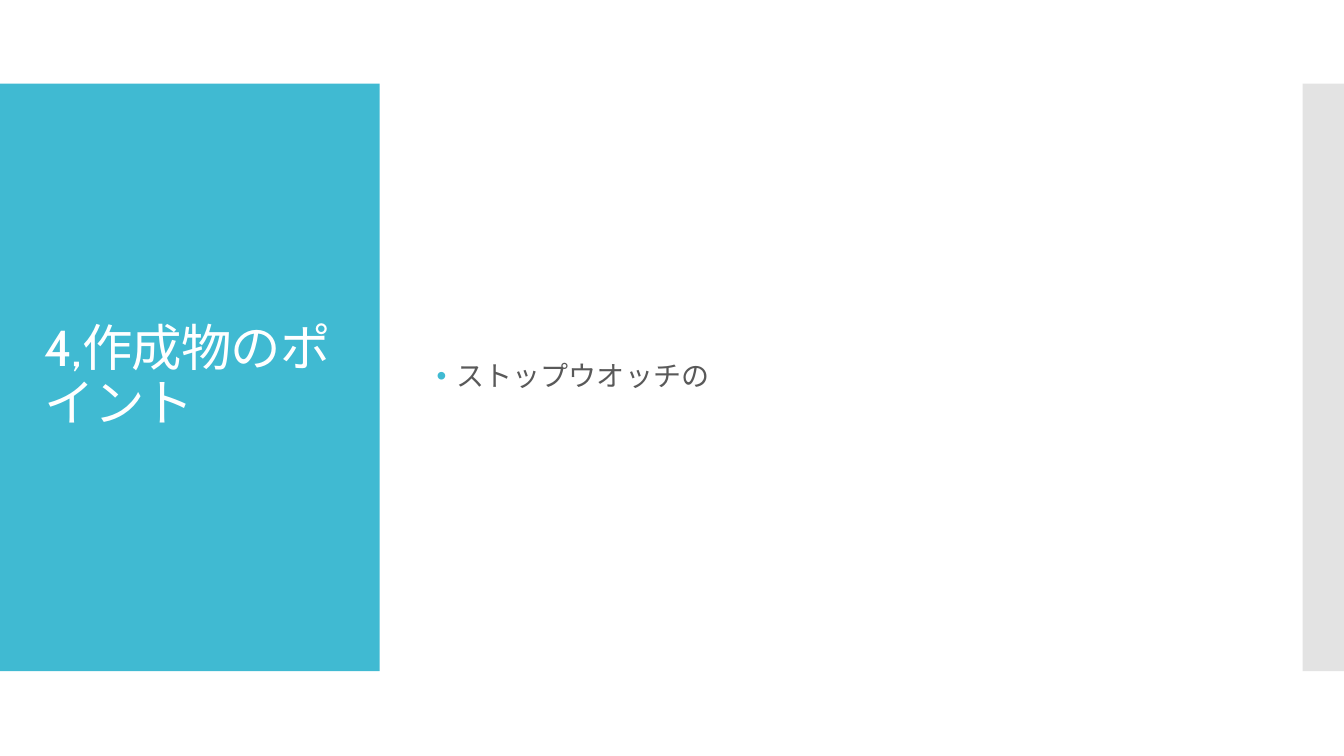
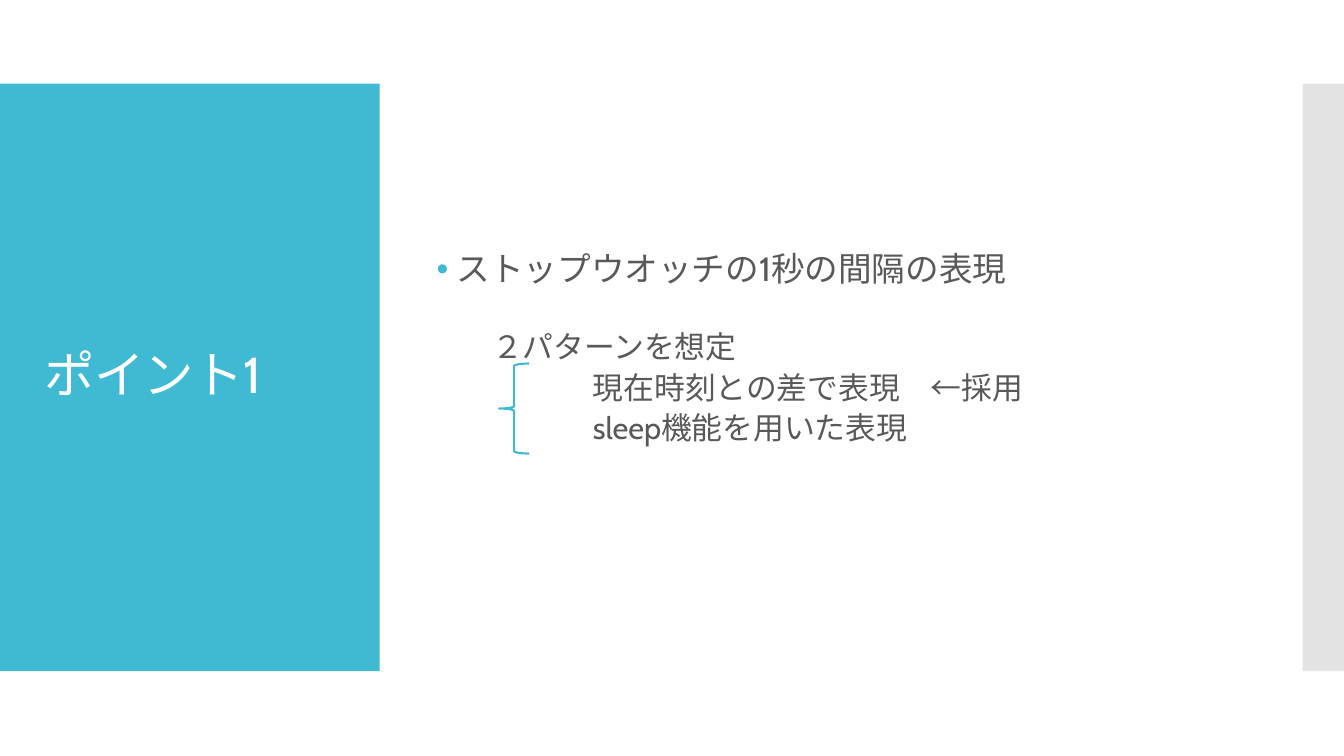
Before and after one commit to ShotaArima/OpenGL-StopWatch, a slide deck: slide 13 of 発表資料.pptx (slide 11 before the commit). Drawn at 1344x756 pixels with LibreOffice and Linux fonts; fonts in the diff are those of the drawing. Boxes give left, top, right and bottom in pixels: in the first picture for what was removed or moved away, otherwise in the second. Text is boxed around its words. In the diff, an @@ line names an element or a change of style, - is before the commit and + after.

```diff
--- a/発表資料.pptx
+++ b/発表資料.pptx
@@ text at <box>457,253,1023,446</box>: text changed; size 20 to 22 pt @@
-• ストップウオッチの
+• ストップウオッチの1秒の間隔の表現
+  ２パターンを想定
+  現在時刻との差で表現 ←採用
+  sleep機能を用いた表現
@@ title at <box>45,350,262,395</box>: text changed @@
-4,作成物のポイント
+ポイント1
@@ left brace added at <box>499,364,529,454</box>, outline #40BAD2 1.5 pt @@
```
Also in this commit, not shown: 7 other slides changed, 7 slides added, 1 slide removed, 8 other files.
